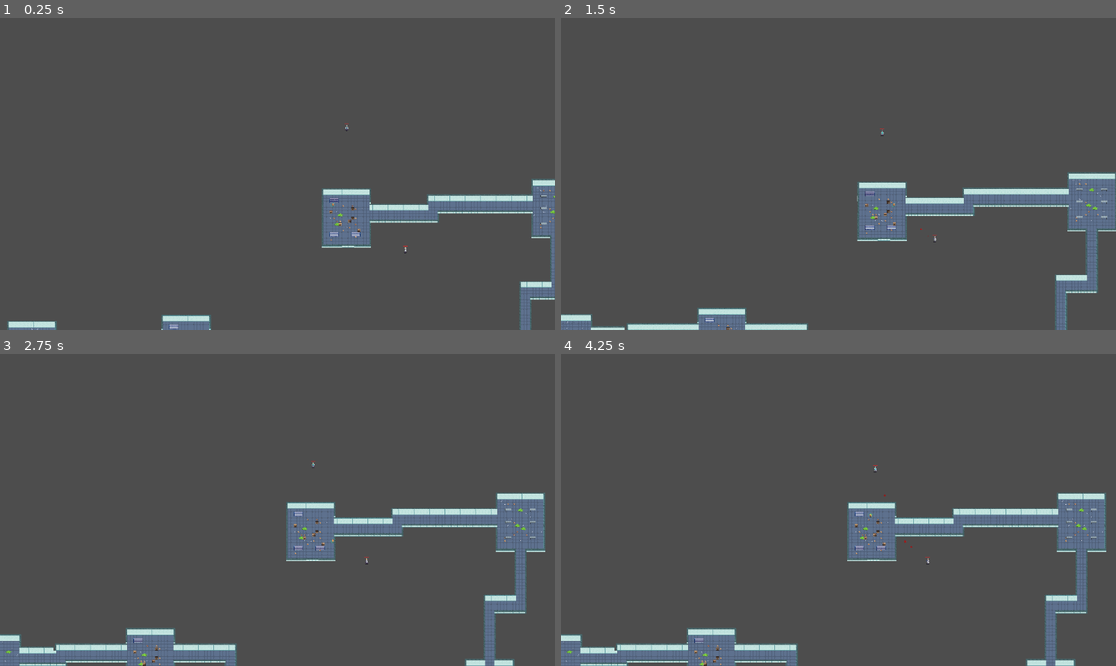
Above: before the commit, frames 1-4 (two rows, left to right).
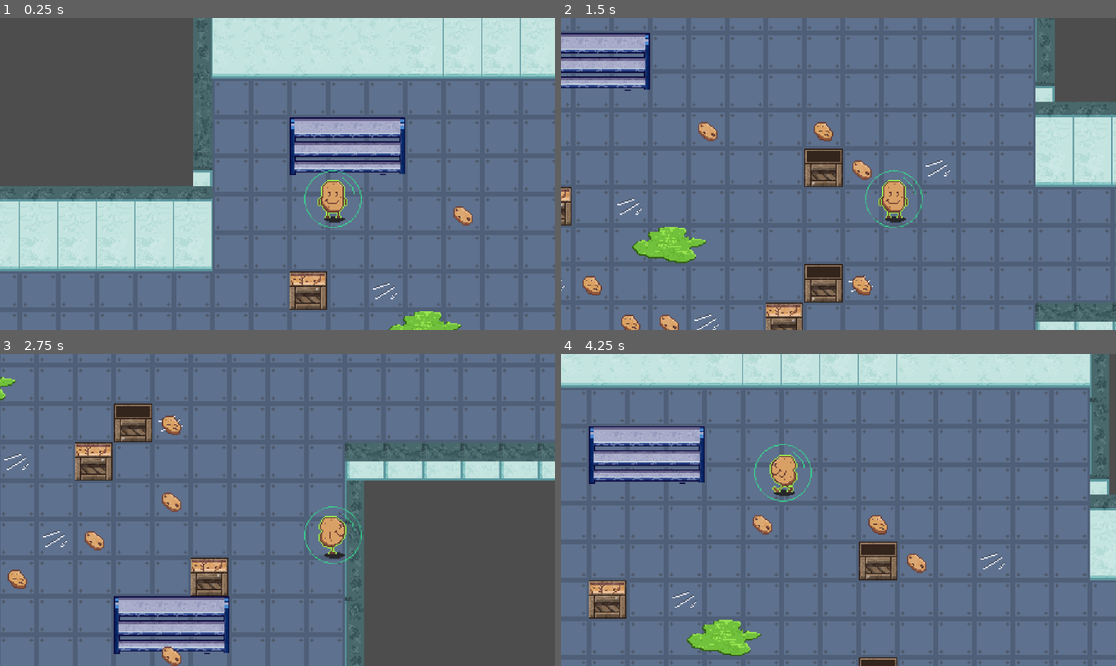
Above: after the commit, the same moments.

Repository: jaredazorbacay/mutato
Game: Godot game, scene res://scenes/main.tscn
Two runs of this game, one before a commit and one after it. Both use one fixed random seed, a clock stepped at 60 frames per second and the inputs below.
Inputs (mouse positions are in pixels of both pictures, inside the frame that each line leads up to):
- Up to frame 1 (0.25 s): no input
- Up to frame 2 (1.5 s): tap Enter at 0.5 s; move the mouse to (960, 158) at 0.52 s; hold D (right) 0.53-1.28 s; click (960, 158) at 0.67 s; move the mouse to (727, 189) at 1.27 s; hold S (down) from 1.28 s (still down)
- Up to frame 3 (2.75 s): move the mouse to (333, 441) at 2.02 s; release S (down) at 2.03 s; hold D (right) from 2.03 s (still down)
- Up to frame 4 (4.25 s): tap Space at 2.75 s; move the mouse to (810, 572) at 2.77 s; release D (right) at 2.78 s; hold W (up) 2.78-3.53 s; click (810, 572) at 2.92 s; move the mouse to (1005, 556) at 3.52 s; hold A (left) from 3.53 s (still down)

The runs differ from the first frame. In frame 1, 77% of the frame differs, in the area x 0-100%, y 0-100%; in frame 2, 92%; in frame 3, 80%; in frame 4, 94%.

Commit message:
Forking Paths

Diff:
--- a/scenes/main.tscn
+++ b/scenes/main.tscn
@@ -64,7 +64,7 @@
 
 [node name="Camera2D" type="Camera2D" parent="Player" unique_id=1512592516]
 position = Vector2(0, 5)
-zoom = Vector2(0.2, 0.2)
+zoom = Vector2(2.5, 2.5)
 drag_horizontal_enabled = true
 drag_vertical_enabled = true
 
--- a/scripts/game.gd
+++ b/scripts/game.gd
@@ -26,7 +26,6 @@
 	]
 	enemies = 0
 	var spawn_point : Vector2i = build_level()
-	print(spawn_point)
 	player.position = spawn_point + Vector2i(100, 100)
 	pass # Replace with function body.
 
@@ -113,6 +112,49 @@
 
 		#record room positions
 		room_scenes.append(room_scene)
+
+	#Dead ends
+	for room in room_scenes:
+		var available_neighbors = 	[Vector2i(room.map_coords.x+1, room.map_coords.y),
+									Vector2i(room.map_coords.x-1, room.map_coords.y),
+									Vector2i(room.map_coords.x, room.map_coords.y+1),
+									Vector2i(room.map_coords.x, room.map_coords.y-1)]
+		available_neighbors.shuffle()
+		for neighbor in available_neighbors:
+			if rooms.has(neighbor):
+				rooms.erase(neighbor)
+
+				var currentX = 0
+				var currentY = 0
+				var neighbor_room_scene : TileMapLayer = scene_for_rooms.pick_random().instantiate()
+				neighbor_room_scene.z_index = -10
+				currentX = randi_range(10, 30) + (neighbor.x * room_map_grid_size)
+				currentY = randi_range(0, 25) + (neighbor.y * room_map_grid_size)
+				neighbor_room_scene.set_coords(neighbor)
+				neighbor_room_scene.tile_position_in_world = Vector2i(currentX, currentY)
+				neighbor_room_scene.position = Vector2i(currentX, currentY) * GRID_SIZE
+				get_tree().current_scene.add_child(neighbor_room_scene)
+
+				if (neighbor.x > room.map_coords.x): #new room is in right
+					draw_hallway( room.tile_position_in_world + room.right_door, Vector2i(currentX,currentY) + neighbor_room_scene.left_door, "HORIZONTAL")
+					room.open_door("right")
+					neighbor_room_scene.open_door("left")
+				elif (neighbor.x < room.map_coords.x): #new room is in left
+					draw_hallway(Vector2i(currentX,currentY) + neighbor_room_scene.right_door,  room.tile_position_in_world + room.left_door, "HORIZONTAL")
+					room.open_door("left")
+					neighbor_room_scene.open_door("right")
+				elif (neighbor.y > room.map_coords.y): #new room is in bottom
+					draw_hallway( room.tile_position_in_world + room.bottom_door, Vector2i(currentX,currentY) + neighbor_room_scene.top_door, "VERTICAL")
+					room.open_door("bottom")
+					neighbor_room_scene.open_door("top")
+				else: #new room is in top
+					draw_hallway( Vector2i(currentX,currentY) + neighbor_room_scene.bottom_door, room.tile_position_in_world + room.top_door, "VERTICAL")
+					room.open_door("top")
+					neighbor_room_scene.open_door("bottom")
+
+				print(room.map_coords, neighbor)
+				break
+
 	return room_scenes[0].position
 
 
